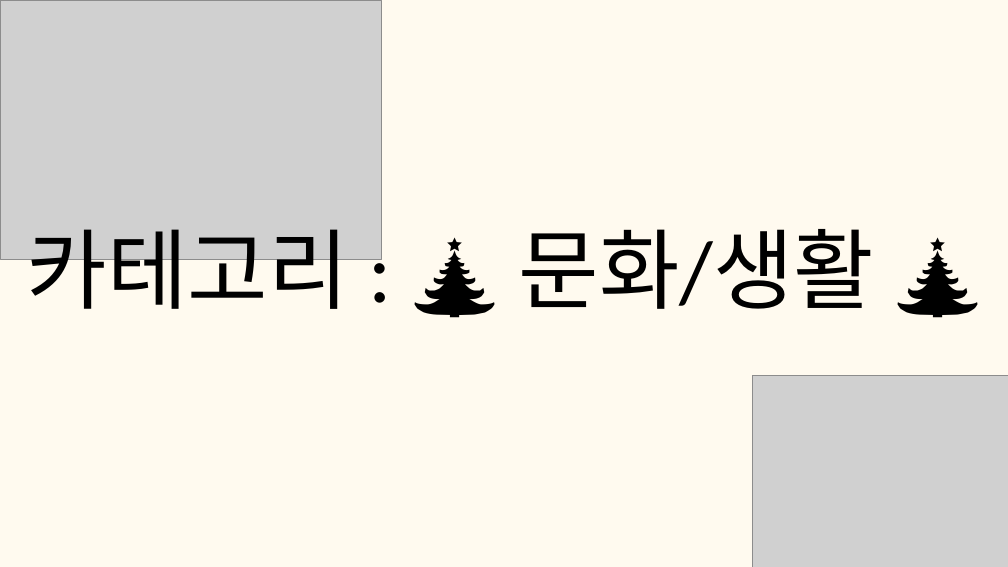
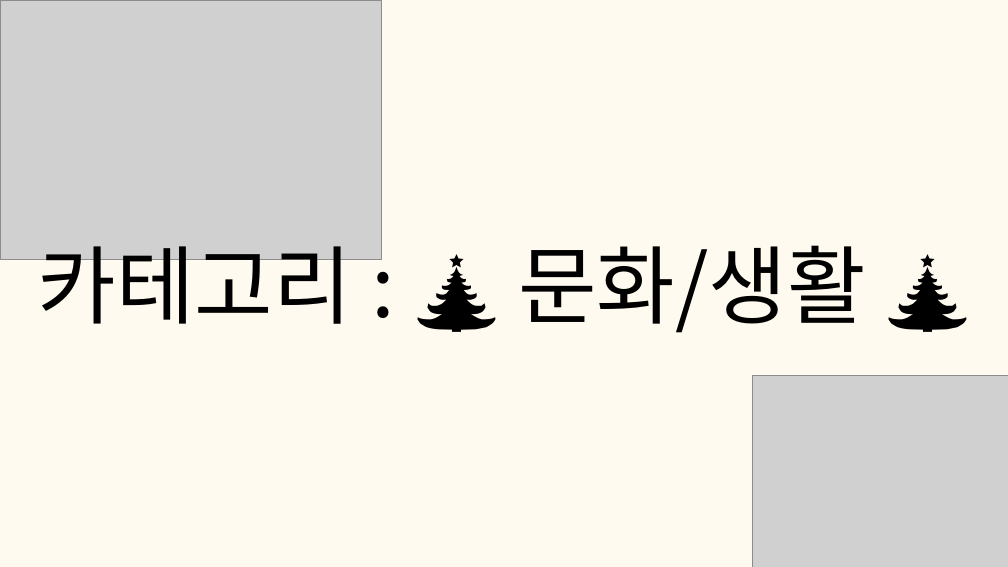
Before and after one commit to tkdgns25300/sunday_play, a slide deck: slide 69 of public/downloads/games/chosung-quiz/rules.pptx. Drawn at 1008x567 pixels with LibreOffice and Linux fonts; fonts in the diff are those of the drawing; grey boxes stand for pictures. Boxes give left, top, right and bottom in pixels: in the first picture for what was removed or moved away, otherwise in the second. Text is boxed around its words. In the diff, an @@ line names an element or a change of style, - is before the commit and + after.

```diff
--- a/public/downloads/games/chosung-quiz/rules.pptx
+++ b/public/downloads/games/chosung-quiz/rules.pptx
@@ text "카테고리 : 🎄 문화/생활 🎄": place and size @@
-text "카테고리 : 🎄 문화/생활 🎄" at (27, 229, 875, 324)
+text "카테고리 : 🎄 문화/생활 🎄" at (38, 230, 866, 333)
@@ text "카테고리 : 🎄 문화/생활 🎄" at (38, 230, 866, 333): size 125 to 122 pt, font Calibri to Noto Sans CJK KR; line spacing 150pt to 146.4pt @@
```
Also in this commit, not shown: 84 other slides changed, 3 other files.
